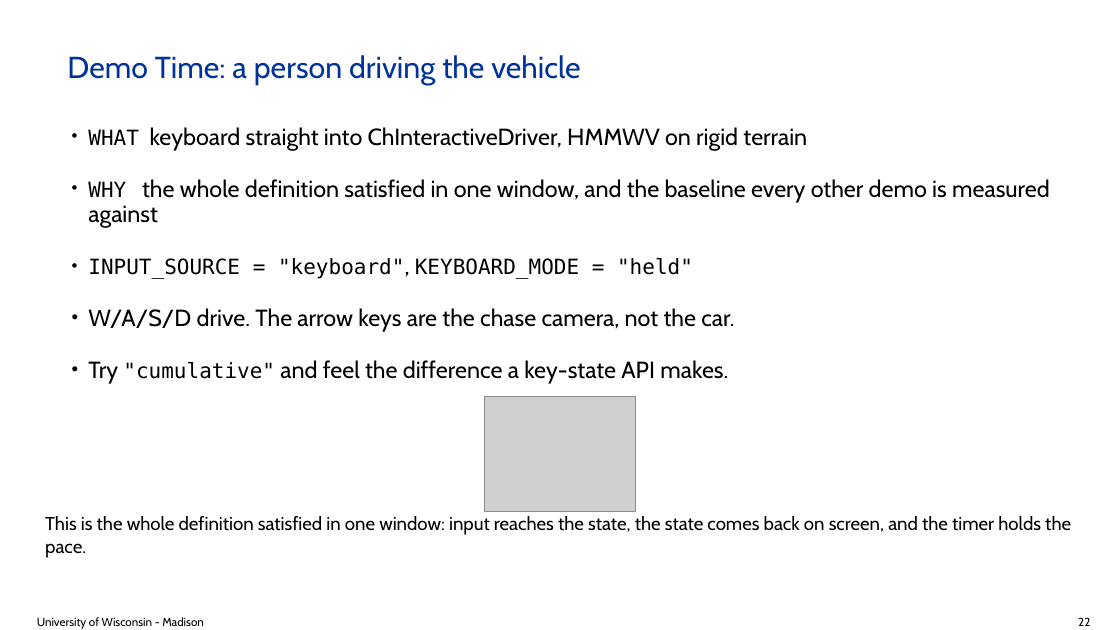
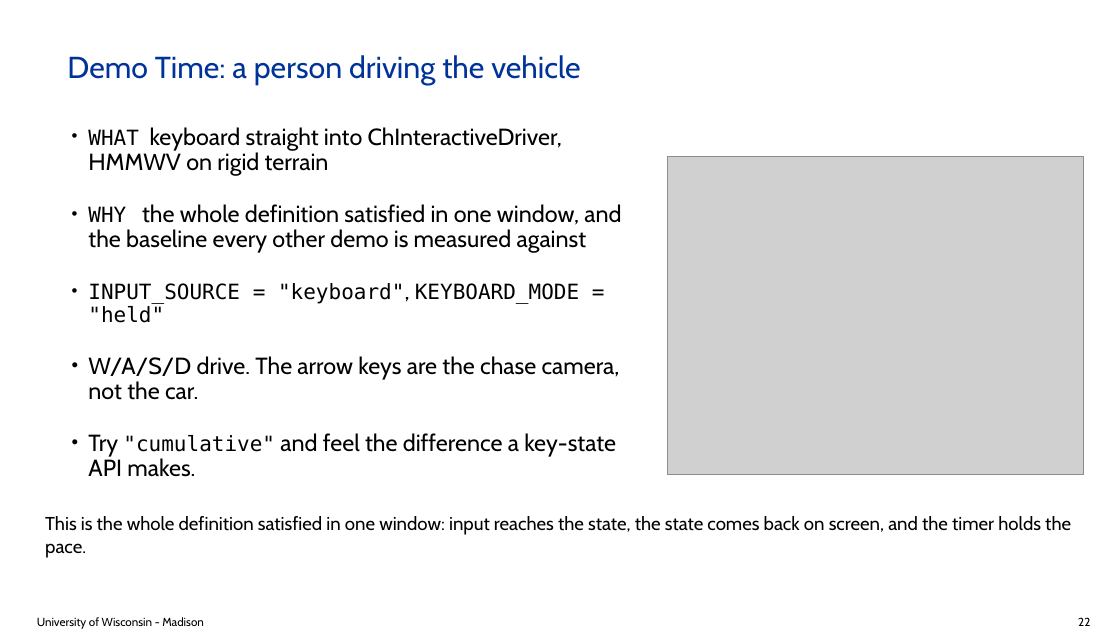
Before and after one commit to ksha23/chrono-hil-tutorial, a slide deck: slide 22 of tutorial_HIL_driver.pptx. Drawn at 1120x630 pixels with LibreOffice and Linux fonts; fonts in the diff are those of the drawing; grey boxes stand for pictures; background and template pictures are left out. Boxes give left, top, right and bottom in pixels: in the first picture for what was removed or moved away, otherwise in the second. Text is boxed around its words. In the diff, an @@ line names an element or a change of style, - is before the commit and + after.

Commit message:
One figure goes beside the text, not under it
A single portrait-ish image under a short bullet list wastes the entire right
half of the slide and comes out postage-stamp sized. Beside the text it gets
two to three times the area for nothing, so a lone figure now takes the right
column and the bullets wrap into a narrower one. Wide-and-short images are the
exception and stay below, where they can use the full width; so do rows of two
or more.

The narrowing had a trap in it. Setting width alone on an INHERITED placeholder
makes python-pptx write a partial xfrm, and the position collapses to the slide
origin, so the bullets landed on top of the title. All four geometry values now
get pinned, read from the inherited ones first.

```diff
--- a/tutorial_HIL_driver.pptx
+++ b/tutorial_HIL_driver.pptx
@@ text "WHAT keyboard straight into ChInteractiveDriver, ..." rewrapped from bbox=[88, 127, 1050, 384] to bbox=[88, 127, 621, 477] @@
@@ picture: place and size @@
-picture at bbox=[485, 397, 636, 512]
+picture at bbox=[668, 157, 1084, 475]
```
Also in this commit, not shown: 2 other slides changed, 2 other files.
